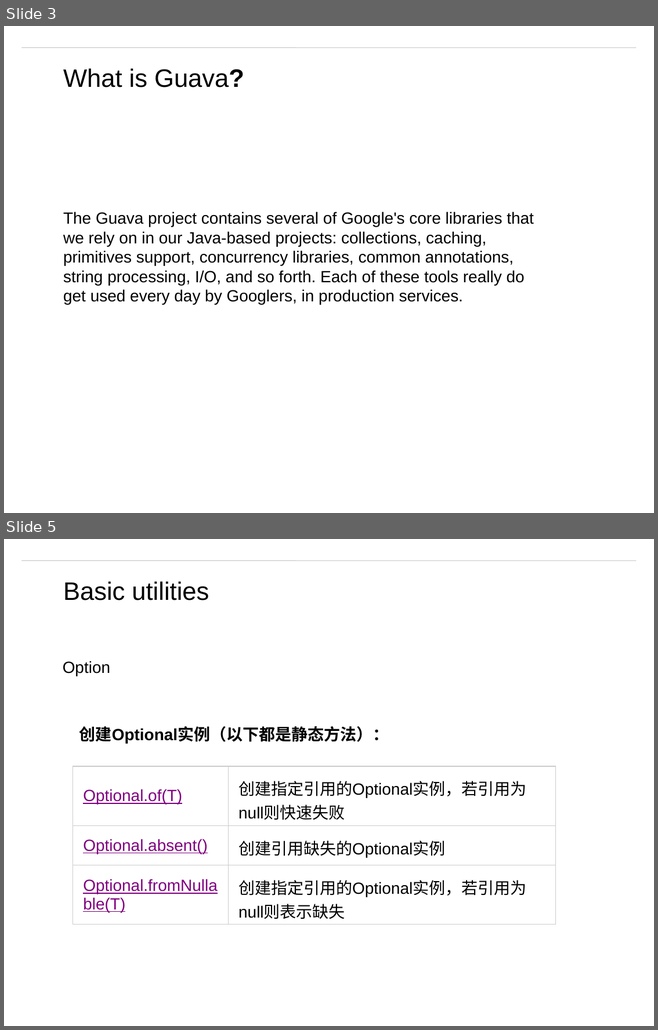
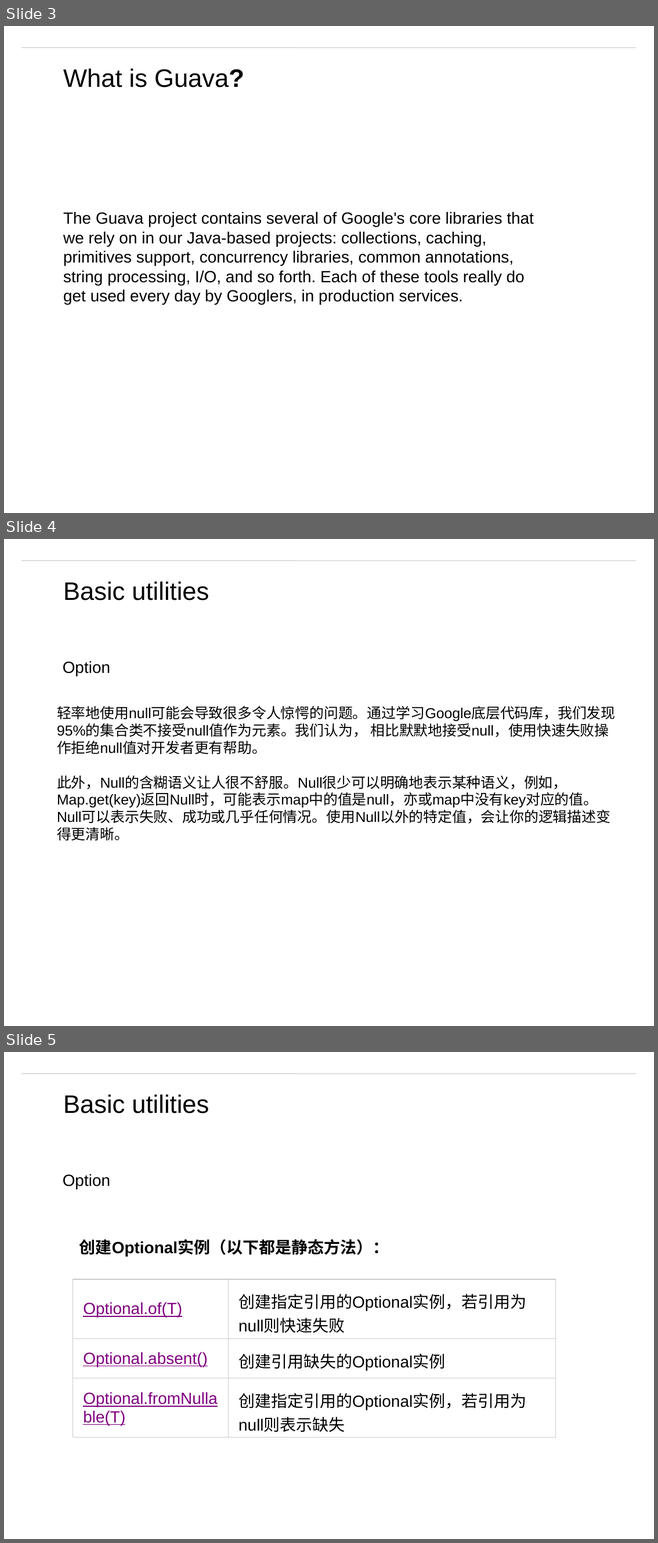
Before and after one commit to matt19870107/Guava, a slide deck: Guava.pptx. Shown one above the other, each under a label of ours: slides 3 and 5 before the commit, slides 3, 4 and 5 after it; the slides between them are not shown. The pictures are 658x1030 and 658x1543 pixels, drawn with LibreOffice and Linux fonts; fonts in the diff are those of the drawing; background and template pictures are left out. Boxes give left, top, right and bottom in pixels: in the first picture for what was removed or moved away, otherwise in the second. Text is boxed around its words. In the diff, an @@ line names an element or a change of style, - is before the commit and + after.

```diff
--- a/Guava.pptx
+++ b/Guava.pptx
@@ slide 4 added at bbox=[4, 539, 654, 1026], background #FFFFFF; not listed: 1 template element that a slide beside it also shows @@
@@ text added at bbox=[63, 581, 209, 600], 28 pt, text #000000 @@
+Basic utilities
@@ text added at bbox=[63, 661, 110, 676], 18 pt, text #000000 @@
+Option
@@ text added at bbox=[57, 706, 615, 841], 16 pt, text #000000 @@
+轻率地使用null可能会导致很多令人惊愕的问题。通过学习Google底层代码库，我们发现95%的集合类不接受null值作为元素。我们认为， 相比默默地接受null，使用快速失败操作拒绝null值对开发者更有帮助。
+此外，Null的含糊语义让人很不舒服。Null很少可以明确地表示某种语义，例如，Map.get(key)返回Null时，可能表示map中的值是null，亦或map中没有key对应的值。Null可以表示失败、成功或几乎任何情况。使用Null以外的特定值，会让你的逻辑描述变得更清晰。
```
Also in this commit, not shown: 2 slides changed, 10 other slides added, 1 slide removed, 5 other files.
